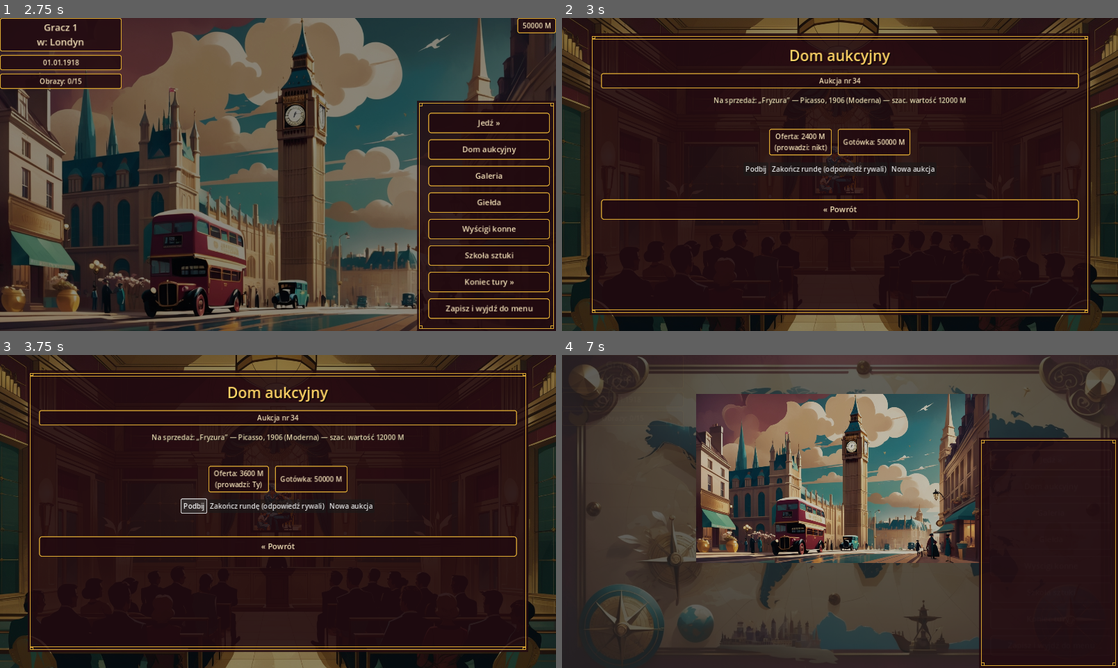
Above: before the commit, frames 1-4 (two rows, left to right).
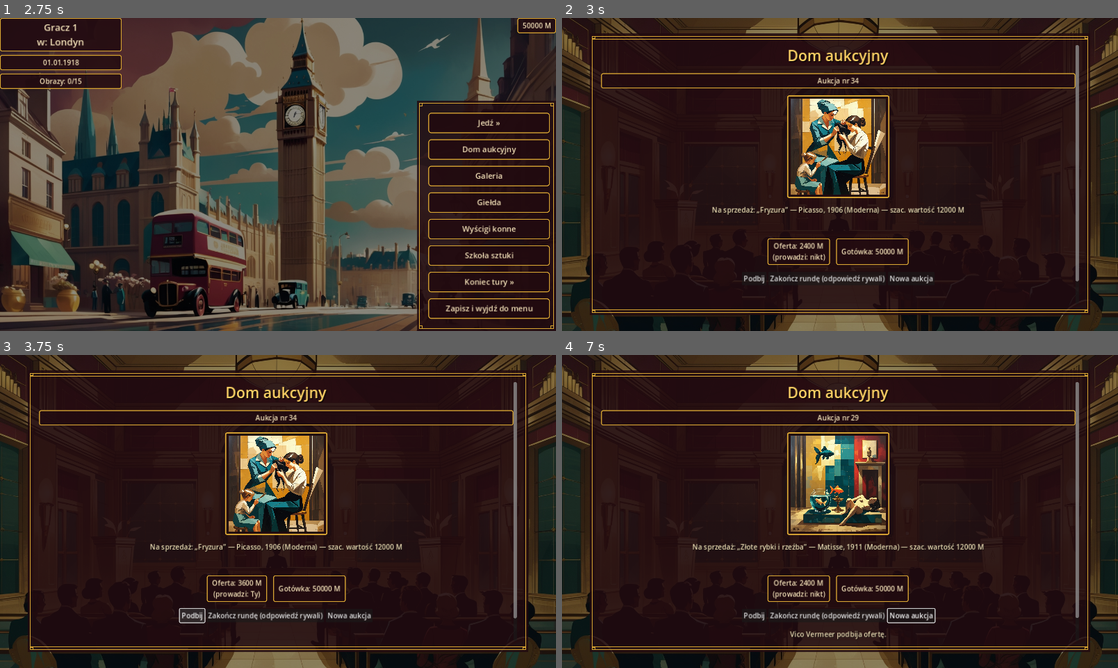
Above: after the commit, the same moments.

Repository: cinekm20/the-forger-retro-tycoon
Game: Godot game, scene res://scenes/main_menu/MainMenu.tscn
Two runs of this game, one before a commit and one after it. Both use one fixed random seed, a clock stepped at 60 frames per second and the inputs below.
Inputs (mouse positions are in pixels of both pictures, inside the frame that each line leads up to):
- Up to frame 1 (2.75 s): click "1" at 0.5 s; click "Tryb łatwy (15/40 obrazów do …" at 1.25 s; click "Nowa gra" at 2 s
- Up to frame 2 (3 s): click "Dom aukcyjny" at 2.75 s
- Up to frame 3 (3.75 s): click "Podbij" at 3.5 s
- Up to frame 4 (7 s): click "Zakończ rundę (odpowiedź rywa…" at 4.25 s; click "Nowa aukcja" at 5 s; click "« Powrót" at 5.75 s; click (1051, 461) at 6.5 s, where only the run before the commit has a clickable "Jedź »"

Frame 1 is identical in both runs. In frame 2, 8.8% of the frame differs, in the area x 7-93%, y 8-85%; in frame 3, 9.0%; in frame 4, 72%, in the area x 0-100%, y 0-100%.

Commit message:
Pokaż obraz aukcji wewnątrz karty zamiast nakładki na tle — był niewidoczny
Użytkownik: "widać że jest pod spodem, ale ramka wszystko zasłania" — duża,
w pełni czytelna karta z make_root() (90% ekranu) leżała nad wykalibrowanym
miejscem na sztaludze w tle, więc obraz był ledwo widoczny (mała
szczelina). Przeniesiony do oprawionej ramki (złota obwódka, jak inne
skrzynki) bezpośrednio w treści karty, między numerem aukcji a opisem —
gwarantowanie na wierzchu i w pełni widoczny niezależnie od rozmiaru karty.

Diff:
--- a/game/scenes/auction_house/AuctionHouse.gd
+++ b/game/scenes/auction_house/AuctionHouse.gd
@@ -17,35 +17,50 @@
 var status_label: Label
 var painting_texture_rect: TextureRect
 
-## Prostokąt czystego płótna na sztaludze w art/backgrounds/auction_house.jpg
-## (1472×832), skalibrowany ręcznie na pikselach — ułamki, nie piksele, żeby
-## nakładka skalowała się razem z tłem niezależnie od rozdzielczości ekranu
-## (ten sam trik co pozycje pinezek w Cities.MAP_POSITION).
-const CANVAS_RECT := Rect2(674.0 / 1472.0, 342.0 / 832.0, 124.0 / 1472.0, 124.0 / 832.0)
+const PAINTING_DISPLAY_SIZE := Vector2(220, 220)
 
 
 ## Układ pudełek nawiązuje do oryginału (patrz screeny użytkownika):
 ## "AUCTION NUMBER: X" jako osobna skrzynka u góry, "UP FOR AUCTION IS: ..."
 ## jako zwykła linia, a oferta + gotówka gracza jako dwie skrzynki obok
 ## siebie (tam odpowiednik to "BID BY VICO 75000 M" + nazwisko gracza).
+##
+## Obraz aukcji pokazywany jest WEWNĄTRZ karty (root), nie jako nakładka na
+## sztaludze w tle — pierwsza wersja nakładała go na wykalibrowany fragment
+## tła, ale duża, w pełni czytelna karta z make_root() (90% ekranu, patrz
+## ScreenHelpers) i tak leżała NAD tym miejscem, więc obraz był ledwo
+## widoczny (zgłoszone przez użytkownika: "ramka wszystko zasłania").
+## Wewnątrz karty jest gwarantowanie na wierzchu i w pełni widoczny.
 func _ready() -> void:
 	ScreenHelpers.make_background(self, "res://art/backgrounds/auction_house.jpg")
-
-	painting_texture_rect = TextureRect.new()
-	painting_texture_rect.anchor_left = CANVAS_RECT.position.x
-	painting_texture_rect.anchor_top = CANVAS_RECT.position.y
-	painting_texture_rect.anchor_right = CANVAS_RECT.position.x + CANVAS_RECT.size.x
-	painting_texture_rect.anchor_bottom = CANVAS_RECT.position.y + CANVAS_RECT.size.y
-	painting_texture_rect.expand_mode = TextureRect.EXPAND_IGNORE_SIZE
-	painting_texture_rect.stretch_mode = TextureRect.STRETCH_SCALE
-	painting_texture_rect.mouse_filter = Control.MOUSE_FILTER_IGNORE
-	add_child(painting_texture_rect)
 
 	var root := ScreenHelpers.make_root(self)
 	ScreenHelpers.make_title(root, "Dom aukcyjny")
 	ScreenHelpers.make_turn_indicator(root)
 
 	auction_number_label = ScreenHelpers.make_info_box(root, "")
+
+	var painting_box := StyleBoxFlat.new()
+	painting_box.bg_color = Color(ScreenHelpers.COLOR_BURGUNDY_DARK.r, ScreenHelpers.COLOR_BURGUNDY_DARK.g, ScreenHelpers.COLOR_BURGUNDY_DARK.b, 0.85)
+	painting_box.border_color = ScreenHelpers.COLOR_GOLD
+	painting_box.set_border_width_all(3)
+	painting_box.set_corner_radius_all(4)
+	painting_box.content_margin_left = 8
+	painting_box.content_margin_right = 8
+	painting_box.content_margin_top = 8
+	painting_box.content_margin_bottom = 8
+	var painting_panel := PanelContainer.new()
+	painting_panel.add_theme_stylebox_override("panel", painting_box)
+	painting_panel.size_flags_horizontal = Control.SIZE_SHRINK_CENTER
+	root.add_child(painting_panel)
+
+	painting_texture_rect = TextureRect.new()
+	painting_texture_rect.custom_minimum_size = PAINTING_DISPLAY_SIZE
+	painting_texture_rect.expand_mode = TextureRect.EXPAND_IGNORE_SIZE
+	painting_texture_rect.stretch_mode = TextureRect.STRETCH_KEEP_ASPECT_CENTERED
+	painting_texture_rect.mouse_filter = Control.MOUSE_FILTER_IGNORE
+	painting_panel.add_child(painting_texture_rect)
+
 	painting_label = ScreenHelpers.make_label(root, "")
 	warning_label = ScreenHelpers.make_label(root, "")
 
@@ -157,9 +172,9 @@
 			current_number, category_name, Paintings.get_estimated_value(current_number),
 		]
 
-	## Grafika obrazu opcjonalna — dopóki nie wszystkie 40 numerów mają
-	## własny plik (docs/GRAFIKA_LEONARDO.md §7), płótno na sztaludze
-	## zostaje puste zamiast crashować na load() brakującego pliku.
+	## Grafika obrazu opcjonalna — jeśli plik danego numeru jeszcze nie
+	## istnieje (docs/GRAFIKA_LEONARDO.md §7), ramka zostaje pusta zamiast
+	## crashować na load() brakującego pliku.
 	var texture_path := Paintings.get_texture_path(current_number)
 	painting_texture_rect.texture = load(texture_path) if ResourceLoader.exists(texture_path) else null
 
